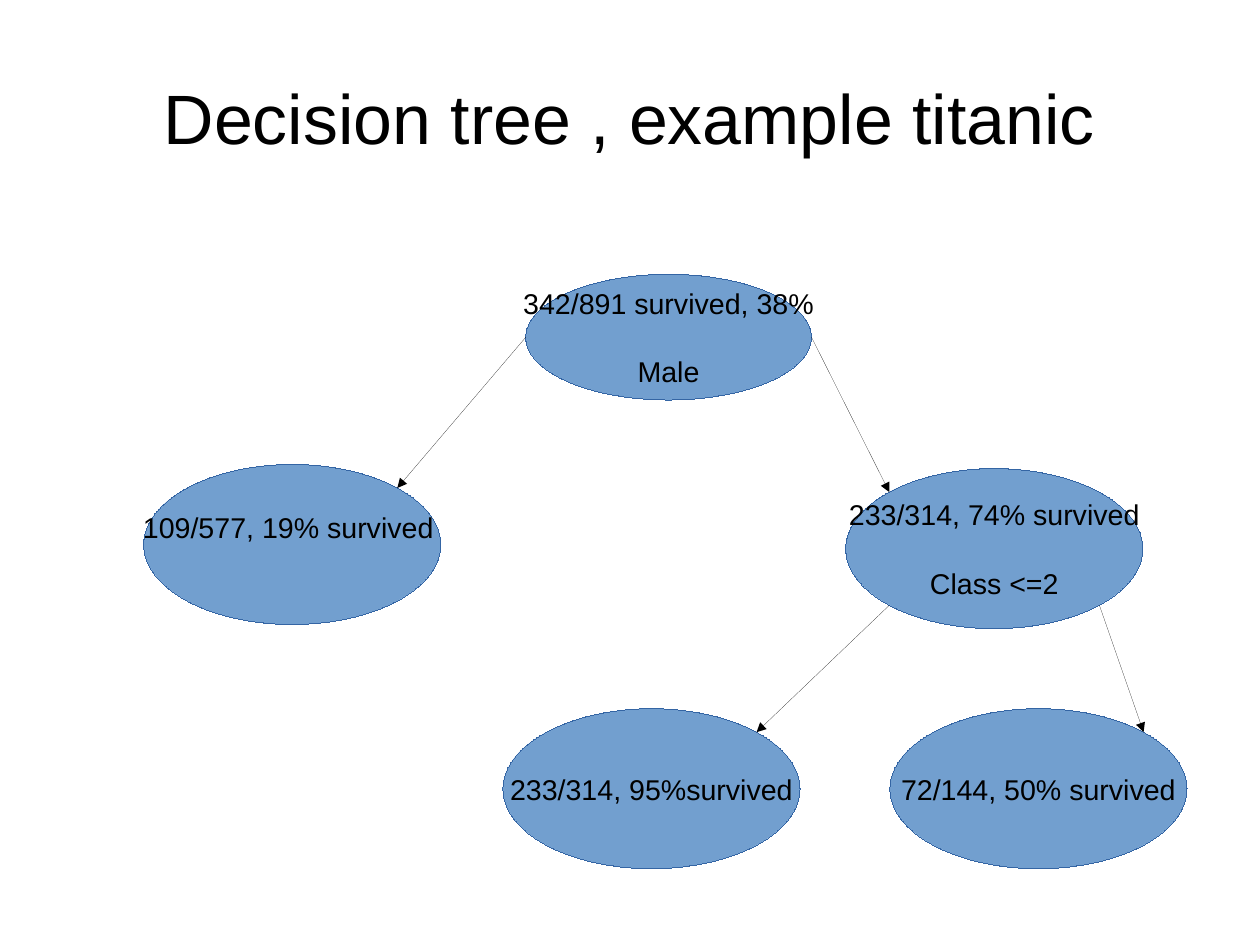
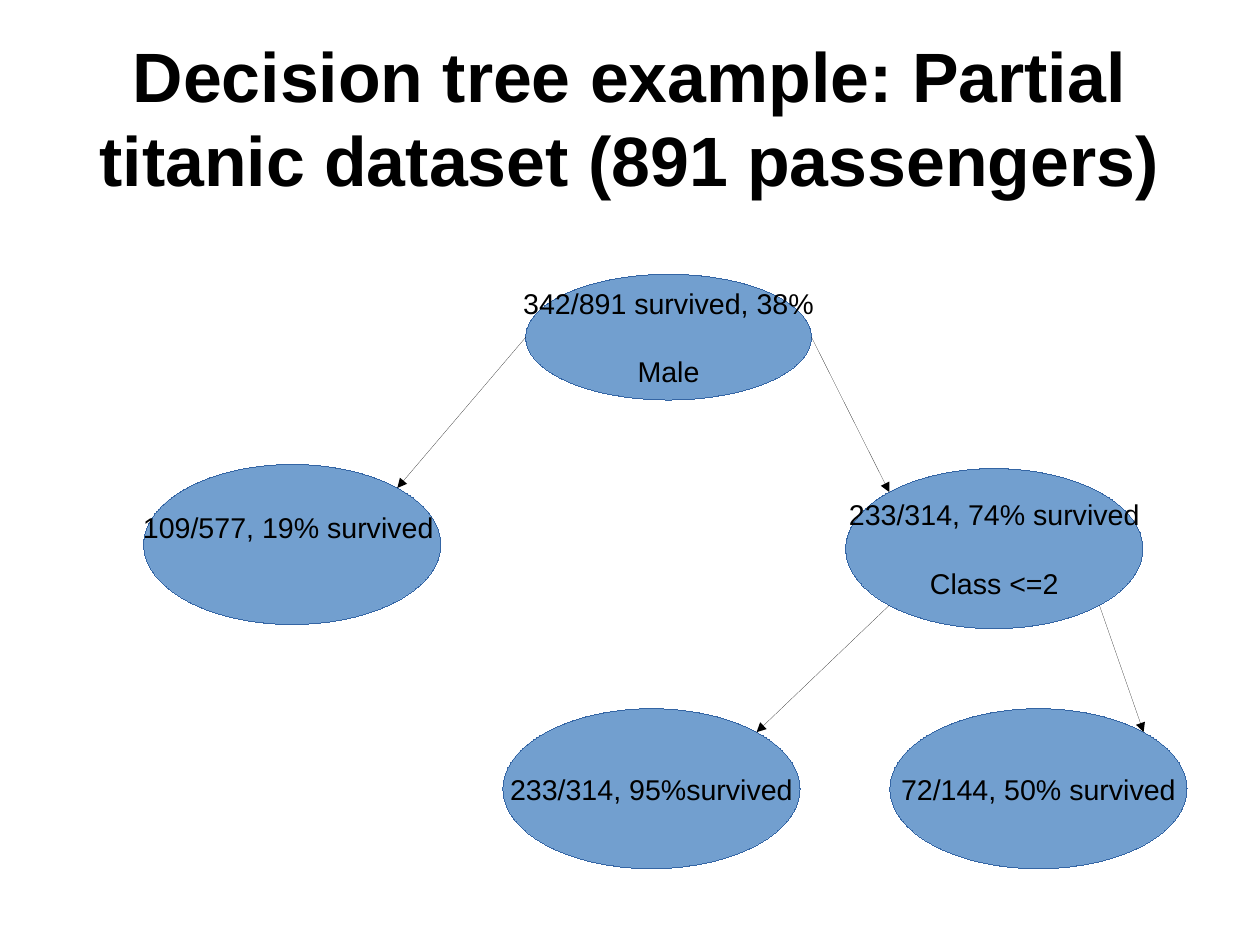
Before and after one commit to leexa90/ML_course_BII, a slide deck: slide 7 of opening_slides.odp (slide 6 before the commit). Drawn at 1260x945 pixels with LibreOffice and Linux fonts; fonts in the diff are those of the drawing. Boxes give left, top, right and bottom in pixels: in the first picture for what was removed or moved away, otherwise in the second. Text is boxed around its words. In the diff, an @@ line names an element or a change of style, - is before the commit and + after.

```diff
--- a/opening_slides.odp
+++ b/opening_slides.odp
@@ title at (x1=100, y1=51, x2=1158, y2=199): text changed; bold on @@
-Decision tree , example titanic
+Decision tree example: Partial titanic dataset (891 passengers)
```
Also in this commit, not shown: 10 other slides changed, 10 slides added.
